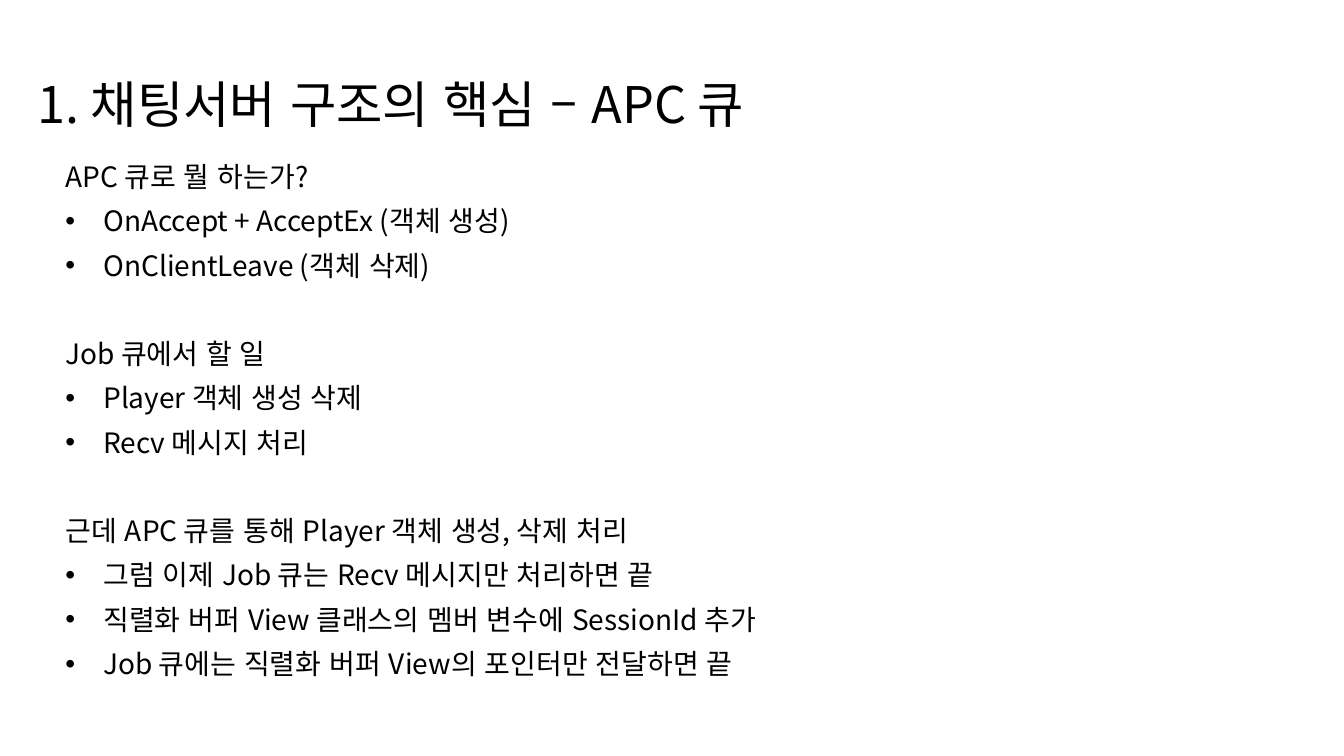
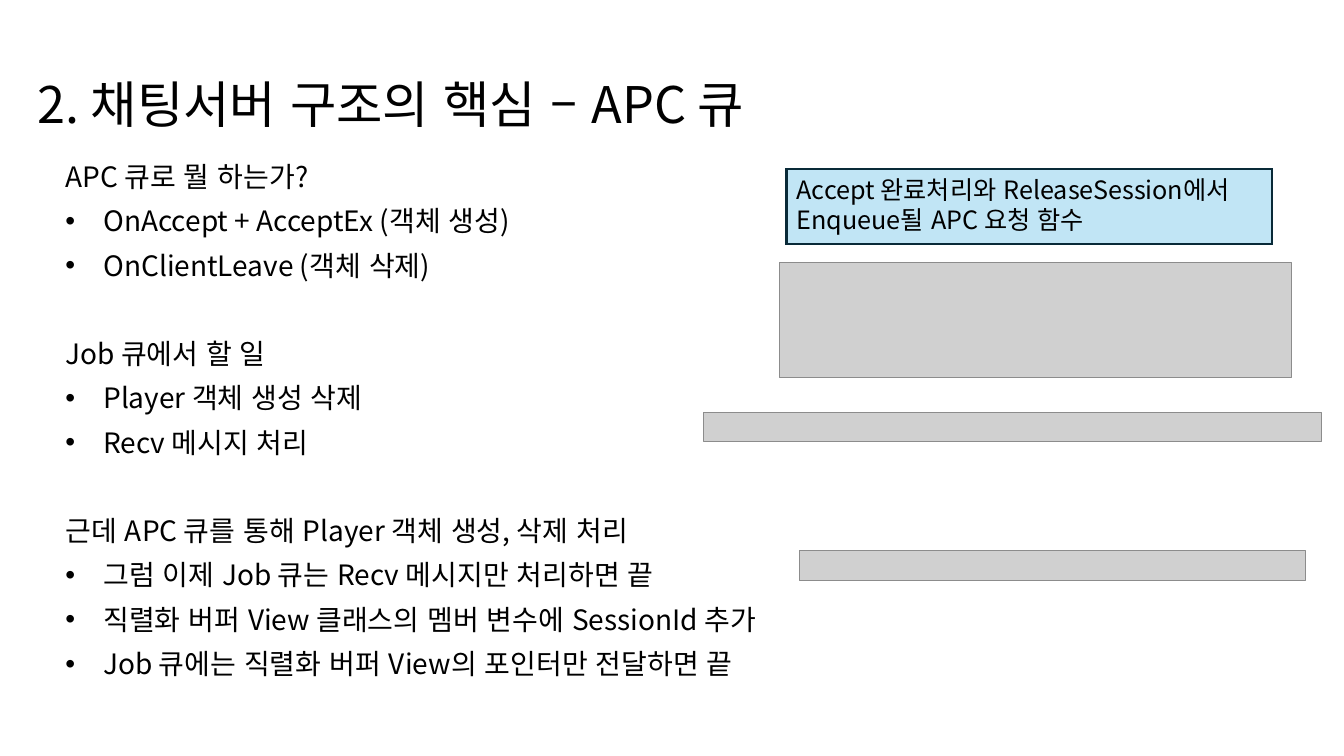
Before and after one commit to MyungHyun-Ahn/Portfolio, a slide deck: slide 2 of 04_IOCP_ChatServer/IOCP_ChatServer/싱글스레드채팅서버_설계.pptx (slide 1 before the commit). Drawn at 1344x756 pixels with LibreOffice and Linux fonts; fonts in the diff are those of the drawing; grey boxes stand for pictures. Boxes give left, top, right and bottom in pixels: in the first picture for what was removed or moved away, otherwise in the second. Text is boxed around its words. In the diff, an @@ line names an element or a change of style, - is before the commit and + after.

Commit message:
싱글 채팅 서버

```diff
--- a/04_IOCP_ChatServer/IOCP_ChatServer/싱글스레드채팅서버_설계.pptx
+++ b/04_IOCP_ChatServer/IOCP_ChatServer/싱글스레드채팅서버_설계.pptx
@@ title at (x1=37, y1=81, x2=743, y2=127): text changed @@
-1. 채팅서버 구조의 핵심 – APC 큐
+2. 채팅서버 구조의 핵심 – APC 큐
@@ rectangle added at (x1=786, y1=169, x2=1271, y2=244), fill #C1E5F5, outline #092A39 1.5 pt @@
@@ text added at (x1=796, y1=178, x2=1230, y2=235), 18 pt, text #000000 @@
+Accept 완료처리와 ReleaseSession에서 Enqueue될 APC 요청 함수
@@ picture added at (x1=779, y1=262, x2=1292, y2=378) @@
@@ picture added at (x1=704, y1=413, x2=1323, y2=442) @@
@@ picture added at (x1=800, y1=551, x2=1306, y2=581) @@
```
Also in this commit, not shown: 4 other slides changed, 5 slides added, 3 other files.
